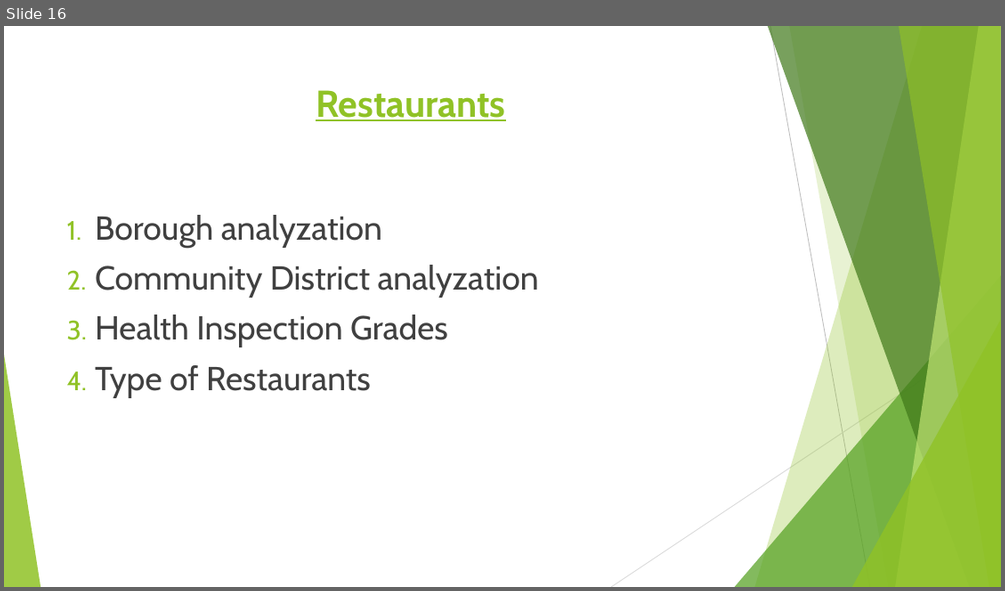
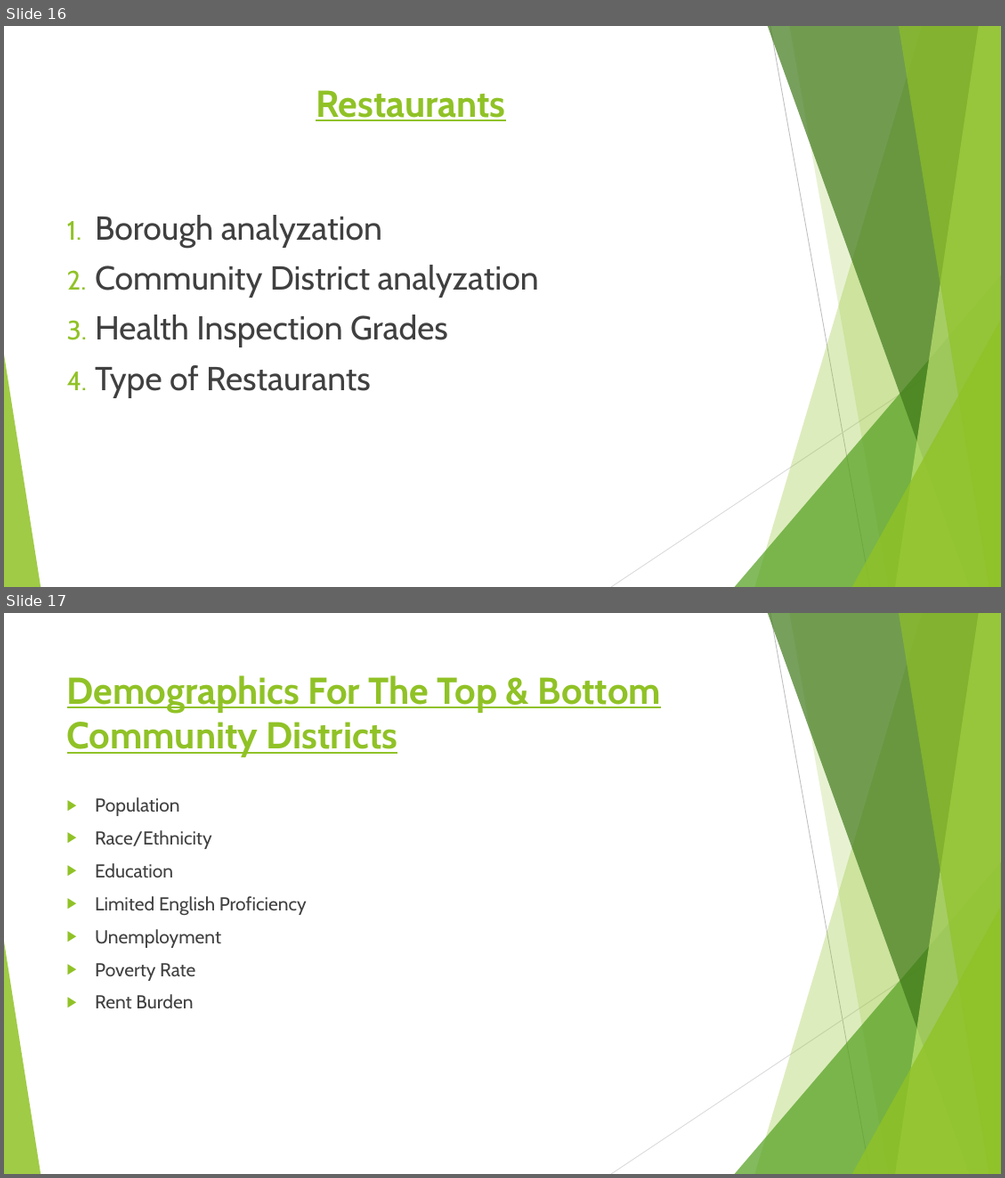
Before and after one commit to LJRollerII/NSS_Capstone_Project, a slide deck: presentation/Healthy_Food_Access_in_NYC.pptx. Shown one above the other, each under a label of ours: slide 16 before the commit, slides 16 and 17 after it. The pictures are 1005x591 and 1005x1178 pixels, drawn with LibreOffice and Linux fonts; fonts in the diff are those of the drawing. Boxes give left, top, right and bottom in pixels: in the first picture for what was removed or moved away, otherwise in the second. Text is boxed around its words. In the diff, an @@ line names an element or a change of style, - is before the commit and + after.

```diff
--- a/presentation/Healthy_Food_Access_in_NYC.pptx
+++ b/presentation/Healthy_Food_Access_in_NYC.pptx
@@ slide 17 added at [4, 613, 1001, 1174], background #FFFFFF; not listed: 10 template elements that a slide beside it also shows @@
@@ title added at [67, 675, 662, 757], 36 pt, text #90C226, bold, underline @@
+Demographics For The Top & Bottom Community Districts
@@ text added at [95, 797, 307, 1008], 18 pt, text #404040 @@
+▶ Population
+▶ Race/Ethnicity
+▶ Education
+▶ Limited English Proficiency
+▶ Unemployment
+▶ Poverty Rate
+▶ Rent Burden
```
Also in this commit, not shown: 2 slides changed, 4 other files.
